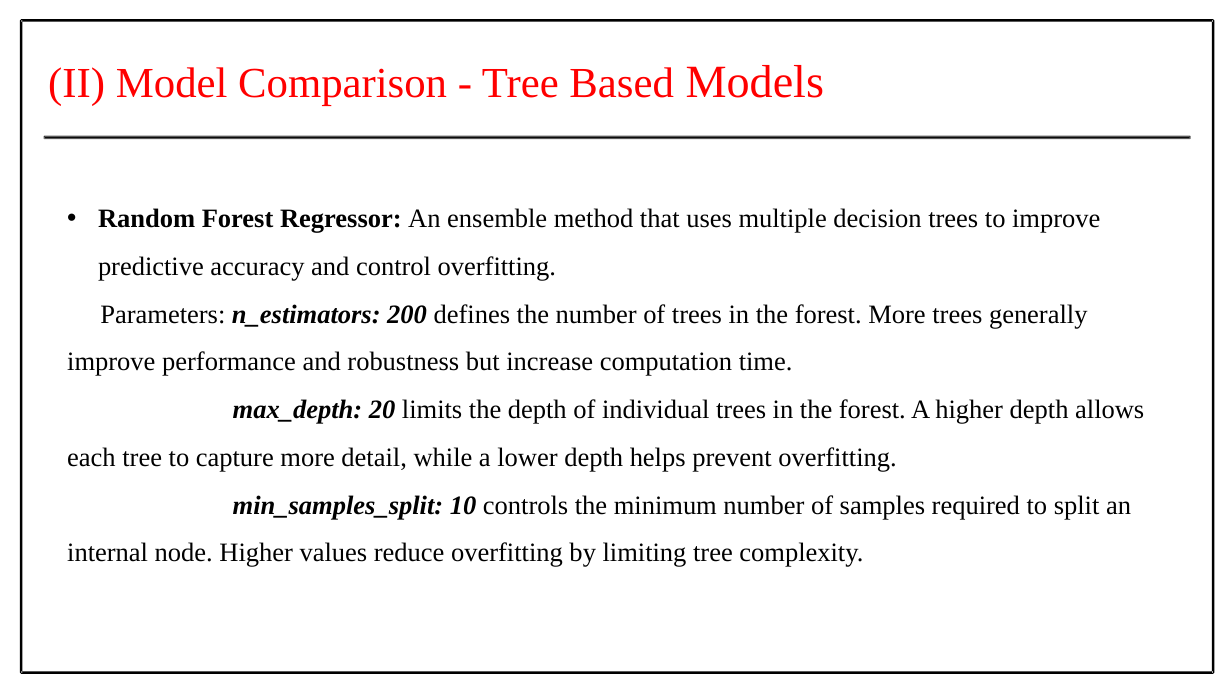
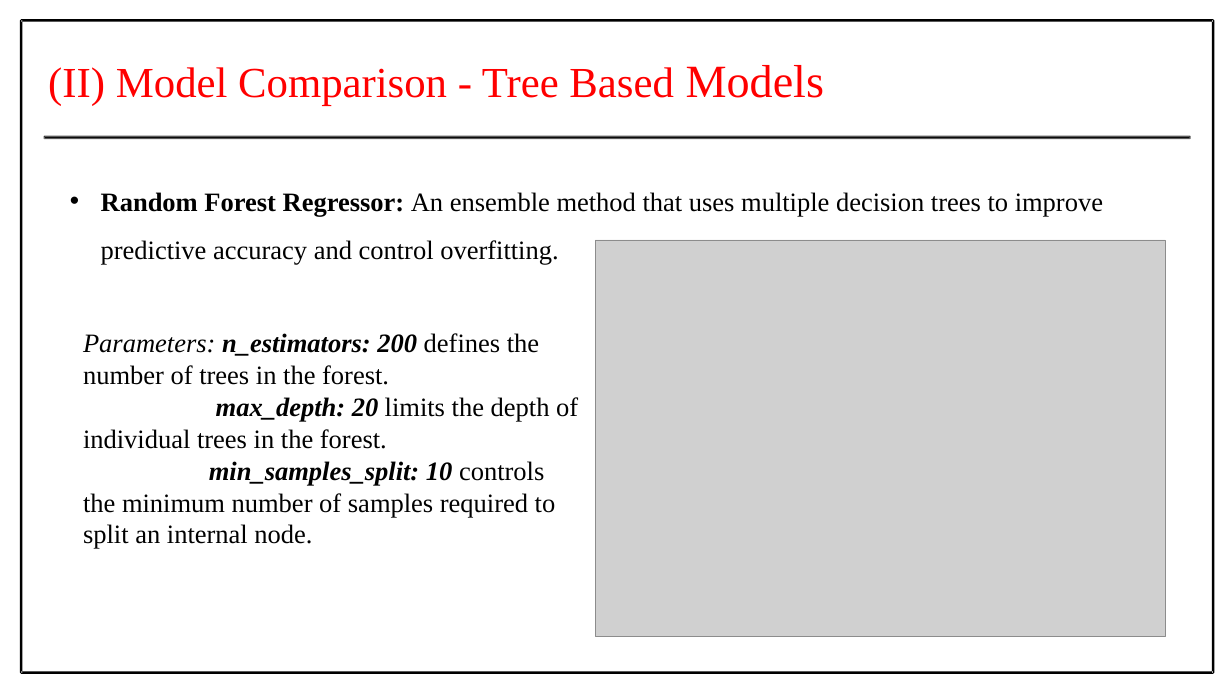
Before and after one commit to Prithiv-vijai/5g_MEC, a slide deck: slide 35 of Batch_4 IT-G2 review 1.pptx (slide 29 before the commit). Drawn at 1232x693 pixels with LibreOffice and Linux fonts; fonts in the diff are those of the drawing; grey boxes stand for pictures. Boxes give left, top, right and bottom in pixels: in the first picture for what was removed or moved away, otherwise in the second. Text is boxed around its words. In the diff, an @@ line names an element or a change of style, - is before the commit and + after.

```diff
--- a/Batch_4 IT-G2 review 1.pptx
+++ b/Batch_4 IT-G2 review 1.pptx
@@ text "Random Forest Regressor: An ensemble ...": place and size @@
-text "Random Forest Regressor: An ensemble ..." at [67,208,1144,567]
+text "Random Forest Regressor: An ensemble ..." at [101,192,1103,264]
@@ picture added at [596,240,1165,636] @@
@@ text at [67,304,1144,567]: paragraphs removed @@
-Parameters: n_estimators: 200 defines the number of trees in the forest. More trees generally improve performance and robustness but increase computation time.
-max_depth: 20 limits the depth of individual trees in the forest. A higher depth allows each tree to capture more detail, while a lower depth helps prevent overfitting.
-min_samples_split: 10 controls the minimum number of samples required to split an internal node. Higher values reduce overfitting by limiting tree complexity.
@@ text added at [83,333,578,549], 31 pt, text #000000 @@
+Parameters: n_estimators: 200 defines the number of trees in the forest.
+max_depth: 20 limits the depth of individual trees in the forest.
+min_samples_split: 10 controls the minimum number of samples required to split an internal node.
```
Also in this commit, not shown: 8 other slides changed, 14 slides added.
